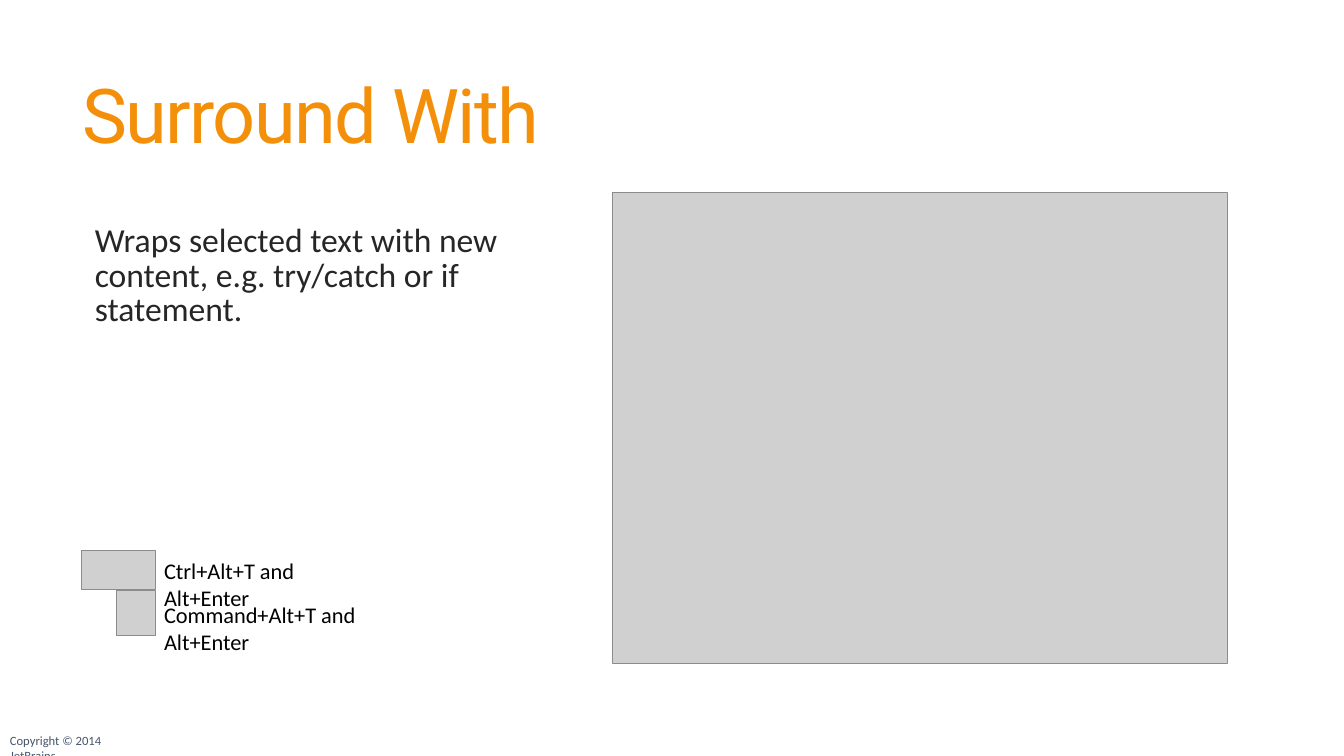
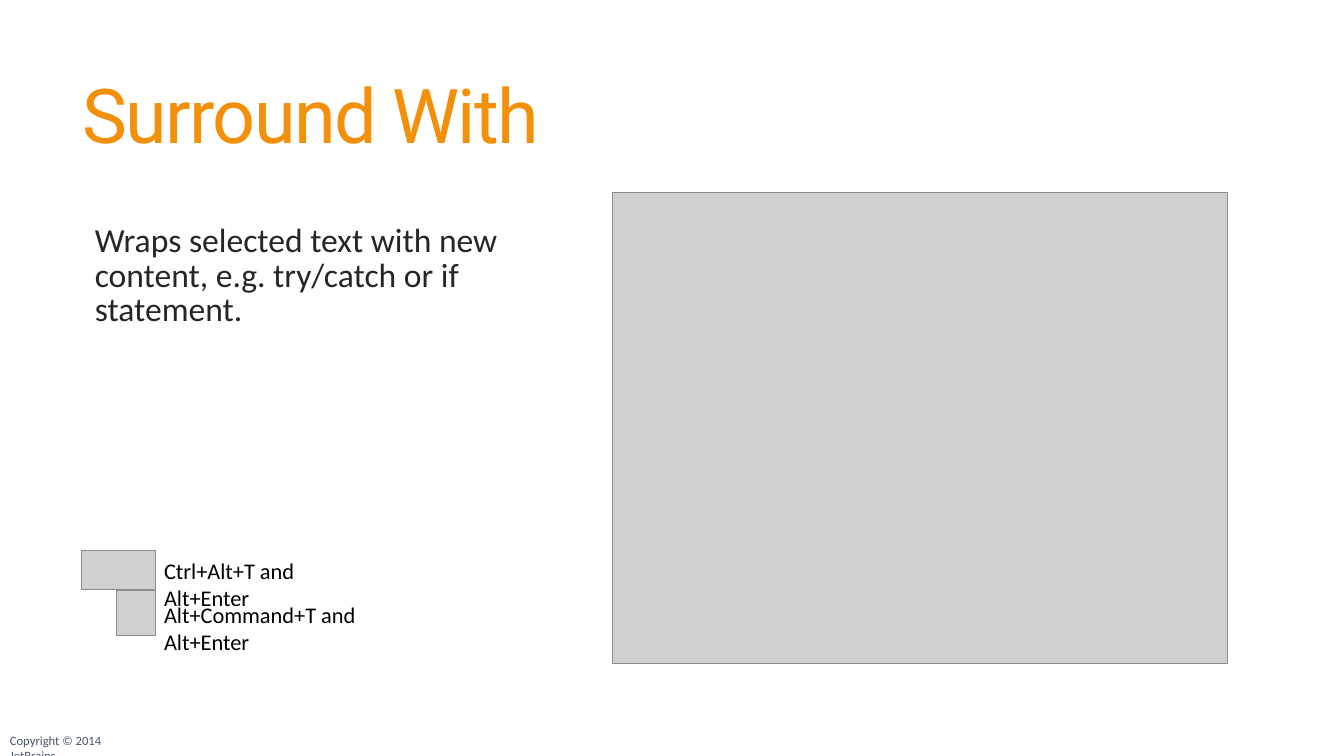
Before and after one commit to JetBrains/phpstorm-workshop, a slide deck: slide 39 of PhpStorm Workshop.pptx. Drawn at 1344x756 pixels with LibreOffice and Linux fonts; fonts in the diff are those of the drawing; grey boxes stand for pictures; background and template pictures are left out. Boxes give left, top, right and bottom in pixels: in the first picture for what was removed or moved away, otherwise in the second. Text is boxed around its words. In the diff, an @@ line names an element or a change of style, - is before the commit and + after.

```diff
--- a/PhpStorm Workshop.pptx
+++ b/PhpStorm Workshop.pptx
@@ text at <box>164,604,355,650</box>: text changed @@
-Command+Alt+T and Alt+Enter
+Alt+Command+T and Alt+Enter
```
Also in this commit, not shown: 29 other slides changed, 1 other file.
